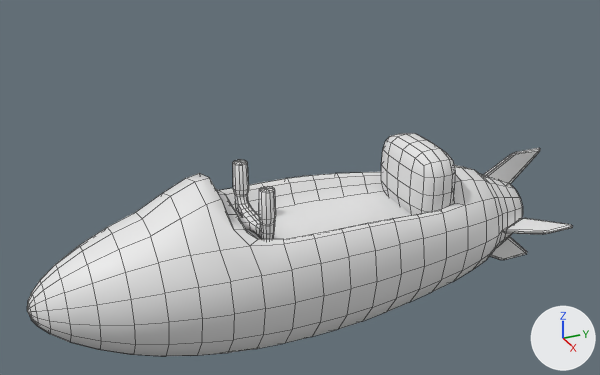
A saved change to the FBX model assets/modelos/players/player3_1.fbx.
Before and after are seen from a 50 mm camera at (6.59, -3.42, 5.1) aimed at (-0.05, -0.43, 1.78). Arrows for +X, +Y and +Z are at lower right; the lights stay in place. Mesh edges are drawn as thin lines. Where no turn or scale is listed for an object, it has been applied to the vertices.
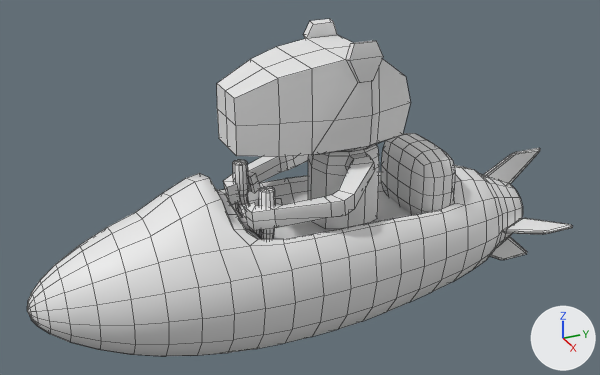
The newer file is also rescaled (x0.498), turned or shifted as a whole; pictures and numbers use the older file's frame.

What differs and where, as boxes [x1, y1, x2, y2] in the pictures (600 x 375 px):
'Cylinder', reshaped (51% taller): before [27, 133, 573, 356]; after [27, 19, 573, 356]
part 1 of me_cylinder, added: after [217, 19, 410, 230]

Patch to the scene script:
```diff
--- a/assets/modelos/players/player3_1.fbx.py
+++ b/assets/modelos/players/player3_1.fbx.py
@@ mat_default_obj_004 @@
+mat_default_obj_004 = principled_material('Default OBJ.004')
+mat_default_obj_004.base_color = (0.8, 0.8, 0.8)  # white #e7e7e7
@@ me_cylinder @@
 # used by ob_cylinder; location = (0.0, 0.0, 0.0)
-me_cylinder.from_pydata(...)  # 1073 vertices, 1073 faces; spans x -0.84..0.84, y -3.06..2.4, z 0.28..2.07
+me_cylinder.from_pydata(...)  # 1335 vertices, 1333 faces; spans x -0.84..0.84, y -3.06..2.4, z 0.28..3.28
+# me_cylinder part 1: a new loose piece of 262 vertices spanning x -0.7..0.7, y -1.16..0.53, z 1.42..3.28, in mat_default_obj_004 (white #e7e7e7)
 me_cylinder.materials.append(mat_material_002)
+me_cylinder.materials.append(mat_default_obj_004)  # white #e7e7e7
```
